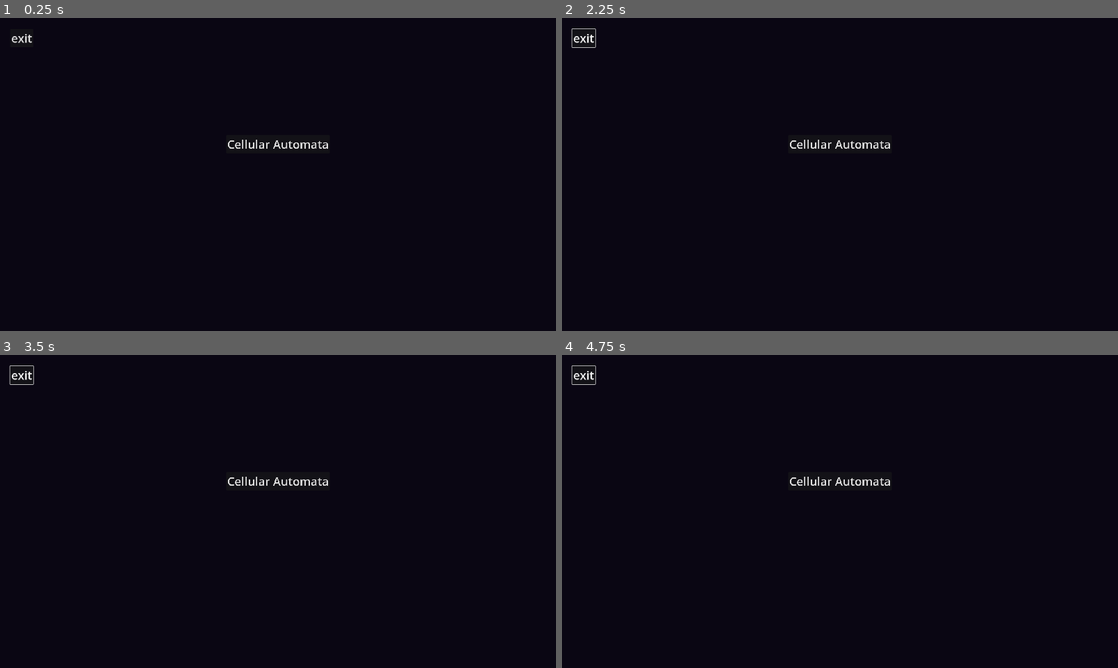
Above: before the commit, frames 1-4 (two rows, left to right).
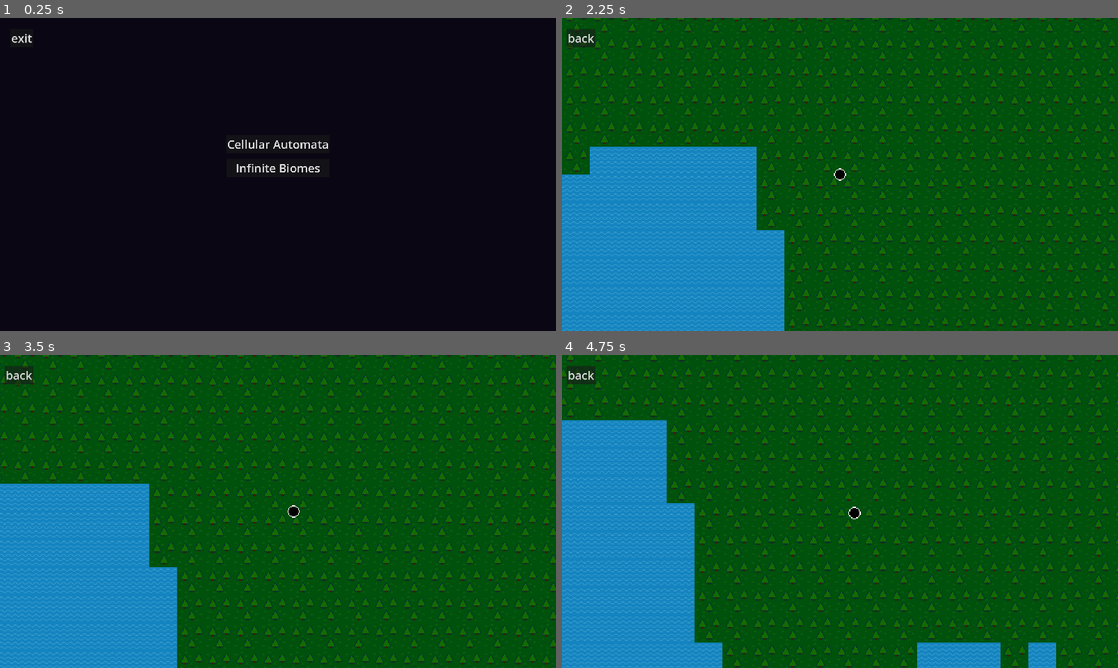
Above: after the commit, the same moments.

Repository: G-Milzink/ProcGen_exp
Game: Godot game, scene res://main.tscn
Same seed, same stepped clock (60 frames per second), same inputs: the game is played once before the commit and once after it.
Inputs (mouse positions are in pixels of both pictures, inside the frame that each line leads up to):
- Up to frame 1 (0.25 s): no input
- Up to frame 2 (2.25 s): click "Cellular Automata" at 0.5 s; click "back" at 1.25 s; click (840, 168) at 2 s, where only the run after the commit has a clickable "Infinite Biomes"
- Up to frame 3 (3.5 s): hold D (right) from 2.78 s (still down)
- Up to frame 4 (4.75 s): release D (right) at 3.53 s; hold S (down) 3.53-4.28 s; hold D (right) from 4.28 s (still down)

The runs differ from the first frame. In frame 1, 0.2% of the frame differs, in the area x 42-58%, y 46-50%; in frame 2, 100%; in frame 3, 100%; in frame 4, 100%, in the area x 0-100%, y 0-100%.

Commit message:
disabled chunk unloading, optimized several systems. InfBiomes now runs acceptibly

Diff:
--- a/infinite_biomes/infinite_biomes.gd
+++ b/infinite_biomes/infinite_biomes.gd
@@ -1,50 +1,55 @@
 extends Node2D
 
 @onready var tile_map = $TileMap
-@onready var noise_gen = $NoiseGens
 @onready var player = $IB_Player
 
-@export var width = 32
-@export var height = 32
+@export var width = 64
+@export var height = 64
 @export var sea_level = 0
 
+@export var moisture: FastNoiseLite
+@export var tempurature: FastNoiseLite
+@export var altitude: FastNoiseLite
 var loaded_chunks = []
 var player_tile_pos
+
+func _ready():
+	moisture.seed = randi()
+	tempurature.seed = randi()
+	altitude.seed = randi()
 
 func _process(delta):
 	player_tile_pos = tile_map.local_to_map(player.position)
 
 	_generate_chunk(player_tile_pos)
-	_unloadDistantChunks(player_tile_pos)
+	#_unloadDistantChunks(player_tile_pos)
 
 func _generate_chunk(player_position):
-	for x in width:
-		for y in height:
+	var chunk = []
+	for x in range(width):
+		for y in range(height):
 
 			var pos = Vector2(player_position.x - (width/2.0) + x, player_position.y - (height/2.0) + y)
-			var moist = noise_gen._getMoisture(pos) * 10.0
-			var temp = noise_gen._getTemperature(pos) * 10.0
-			var alt = noise_gen._getAltitude(pos) * 10.0
-			var atlas_coords = Vector2((moist + 10) / 20, (temp + 10) / 20)
-
+			var moist = ((moisture.get_noise_2d(pos.x,pos.y) +1) * 0.5)*3
+			var temp = ((tempurature.get_noise_2d(pos.x,pos.y) +1) * 0.5)*3
+			var alt = altitude.get_noise_2d(pos.x,pos.y) * 10.0
+			var atlas_coords = Vector2(floor(moist), floor(temp))
 			if alt < sea_level:
-				tile_map.set_cell(0,pos,0, Vector2(3,3))
+				tile_map.set_cell(0,pos,0, Vector2(3,1))
 			else:
 				tile_map.set_cell(0,pos,0, atlas_coords)
-
-			if Vector2(player_position.x,player_position.y) not in loaded_chunks:
-				loaded_chunks.append(Vector2i(player_position.x,player_position.y))
+			loaded_chunks.append(Vector2i(player_position.x,player_position.y))
 
 func _getDistance(pos1, pos2):
 	var result = pos1 - pos2
 	return sqrt(result.x ** 2.0 + result.y ** 2.0)
 
 func _clearChunk(player_position):
-	for x in width:
-		for y in height:
+	for x in range(width):
+		for y in range(height):
 
 			var pos = Vector2(player_position.x - (width/2.0) + x, player_position.y - (height/2) + y)
-			tile_map.set_cell(0,pos,-1, Vector2(-1,-1))
+			tile_map.erase_cell(0,pos)
 
 func _unloadDistantChunks(player_position):
 	var unload_distance = (width * 2.0) + 1.0
--- a/infinite_biomes/infinite_biomes.tscn
+++ b/infinite_biomes/infinite_biomes.tscn
@@ -1,18 +1,34 @@
-[gd_scene load_steps=5 format=3 uid="uid://ckcv5eoxhdcfi"]
+[gd_scene load_steps=7 format=3 uid="uid://ckcv5eoxhdcfi"]
 
 [ext_resource type="Script" path="res://infinite_biomes/infinite_biomes.gd" id="1_a4q1s"]
 [ext_resource type="TileSet" uid="uid://w6r5to73vxeu" path="res://tilesets/inf_biomes.tres" id="1_urw0c"]
-[ext_resource type="Script" path="res://infinite_biomes/NoiseGens.gd" id="2_ivotm"]
 [ext_resource type="PackedScene" uid="uid://brxrlnsxqrh4s" path="res://infinite_biomes/ib_player.tscn" id="3_5kqlm"]
+
+[sub_resource type="FastNoiseLite" id="FastNoiseLite_3ye5f"]
+noise_type = 0
+frequency = 0.0066
+fractal_gain = 0.285
+
+[sub_resource type="FastNoiseLite" id="FastNoiseLite_1fpb4"]
+noise_type = 0
+frequency = 0.0079
+
+[sub_resource type="FastNoiseLite" id="FastNoiseLite_tcrl7"]
+frequency = 0.0141
 
 [node name="InfiniteBiomes" type="Node2D"]
 script = ExtResource("1_a4q1s")
+sea_level = -2
+moisture = SubResource("FastNoiseLite_3ye5f")
+tempurature = SubResource("FastNoiseLite_1fpb4")
+altitude = SubResource("FastNoiseLite_tcrl7")
 
 [node name="TileMap" type="TileMap" parent="."]
 tile_set = ExtResource("1_urw0c")
 format = 2
 
-[node name="NoiseGens" type="Node" parent="."]
-script = ExtResource("2_ivotm")
+[node name="IB_Player" parent="." instance=ExtResource("3_5kqlm")]
 
-[node name="IB_Player" parent="." instance=ExtResource("3_5kqlm")]
+[node name="Camera2D" type="Camera2D" parent="IB_Player"]
+zoom = Vector2(3, 3)
+position_smoothing_enabled = true
--- a/main.gd
+++ b/main.gd
@@ -1,6 +1,7 @@
 extends Node2D
 
-var cellular_automata_01 = preload("res://cellular_automata_01/cellular_automata_01.tscn")
+var cellular_automata = preload("res://cellular_automata_01/cellular_automata_01.tscn")
+var infinite_biomes = preload("res://infinite_biomes/infinite_biomes.tscn")
 
 @onready var menu = $CanvasLayer/MarginContainer/Menu
 @onready var back = $CanvasLayer/MarginContainer2/Control/Back
@@ -19,7 +20,14 @@
 		get_tree().quit()
 
 func _on_cel_auto_01_pressed():
-	instance = cellular_automata_01.instantiate()
+	instance = cellular_automata.instantiate()
 	call_deferred("add_sibling", instance)
 	menu.visible = false
 	back.set_text("back")
+
+
+func _on_inf_biomes_pressed():
+	instance = infinite_biomes.instantiate()
+	call_deferred("add_sibling", instance)
+	menu.visible = false
+	back.set_text("back")
--- a/main.tscn
+++ b/main.tscn
@@ -38,6 +38,26 @@
 theme = ExtResource("2_1ag82")
 text = "Cellular Automata"
 
+[node name="InfBiomes" type="Button" parent="CanvasLayer/MarginContainer/Menu"]
+texture_filter = 1
+layout_mode = 1
+anchors_preset = 8
+anchor_left = 0.5
+anchor_top = 0.5
+anchor_right = 0.5
+anchor_bottom = 0.5
+offset_left = -177.0
+offset_top = -54.0
+offset_right = 178.0
+offset_bottom = 9.0
+grow_horizontal = 2
+grow_vertical = 2
+size_flags_horizontal = 4
+size_flags_vertical = 4
+tooltip_text = "Generate map using cellular automata."
+theme = ExtResource("2_1ag82")
+text = "Infinite Biomes"
+
 [node name="MarginContainer2" type="MarginContainer" parent="CanvasLayer"]
 offset_right = 40.0
 offset_bottom = 40.0
@@ -60,4 +80,5 @@
 text = "exit"
 
 [connection signal="pressed" from="CanvasLayer/MarginContainer/Menu/CelAuto01" to="." method="_on_cel_auto_01_pressed"]
+[connection signal="pressed" from="CanvasLayer/MarginContainer/Menu/InfBiomes" to="." method="_on_inf_biomes_pressed"]
 [connection signal="pressed" from="CanvasLayer/MarginContainer2/Control/Back" to="." method="_on_back_pressed"]
--- a/tilesets/inf_biomes.tres
+++ b/tilesets/inf_biomes.tres
@@ -4,22 +4,91 @@
 
 [sub_resource type="TileSetAtlasSource" id="TileSetAtlasSource_atwip"]
 texture = ExtResource("1_su1m3")
+texture_region_size = Vector2i(32, 32)
 0:0/0 = 0
+0:0/0/terrain_set = 0
 1:0/0 = 0
+1:0/0/terrain_set = 0
 2:0/0 = 0
+2:0/0/terrain_set = 0
 3:0/0 = 0
+3:0/0/terrain_set = 0
 0:1/0 = 0
+0:1/0/terrain_set = 0
 1:1/0 = 0
+1:1/0/terrain_set = 0
 2:1/0 = 0
+2:1/0/terrain_set = 0
 3:1/0 = 0
+3:1/0/terrain_set = 0
 0:2/0 = 0
+0:2/0/terrain_set = 0
 1:2/0 = 0
+1:2/0/terrain_set = 0
 2:2/0 = 0
+2:2/0/terrain_set = 0
 3:2/0 = 0
+3:2/0/terrain_set = 0
 0:3/0 = 0
+0:3/0/terrain_set = 0
 1:3/0 = 0
+1:3/0/terrain_set = 0
 2:3/0 = 0
+2:3/0/terrain_set = 0
 3:3/0 = 0
+3:3/0/terrain_set = 0
+4:0/0 = 0
+5:0/0 = 0
+6:0/0 = 0
+7:0/0 = 0
+4:1/0 = 0
+5:1/0 = 0
+6:1/0 = 0
+7:1/0 = 0
+4:2/0 = 0
+5:2/0 = 0
+6:2/0 = 0
+7:2/0 = 0
+4:3/0 = 0
+5:3/0 = 0
+6:3/0 = 0
+7:3/0 = 0
+0:4/0 = 0
+1:4/0 = 0
+2:4/0 = 0
+3:4/0 = 0
+4:4/0 = 0
+5:4/0 = 0
+6:4/0 = 0
+7:4/0 = 0
+0:5/0 = 0
+1:5/0 = 0
+2:5/0 = 0
+3:5/0 = 0
+4:5/0 = 0
+5:5/0 = 0
+6:5/0 = 0
+7:5/0 = 0
+0:6/0 = 0
+1:6/0 = 0
+2:6/0 = 0
+3:6/0 = 0
+4:6/0 = 0
+5:6/0 = 0
+6:6/0 = 0
+7:6/0 = 0
+0:7/0 = 0
+1:7/0 = 0
+2:7/0 = 0
+3:7/0 = 0
+4:7/0 = 0
+5:7/0 = 0
+6:7/0 = 0
+7:7/0 = 0
 
 [resource]
+tile_size = Vector2i(32, 32)
+terrain_set_0/mode = 0
+terrain_set_0/terrain_0/name = "Terrain 0"
+terrain_set_0/terrain_0/color = Color(0.5, 0.34375, 0.25, 1)
 sources/0 = SubResource("TileSetAtlasSource_atwip")
Binary file changed: 0_PNG/biome_tiles_01.png
